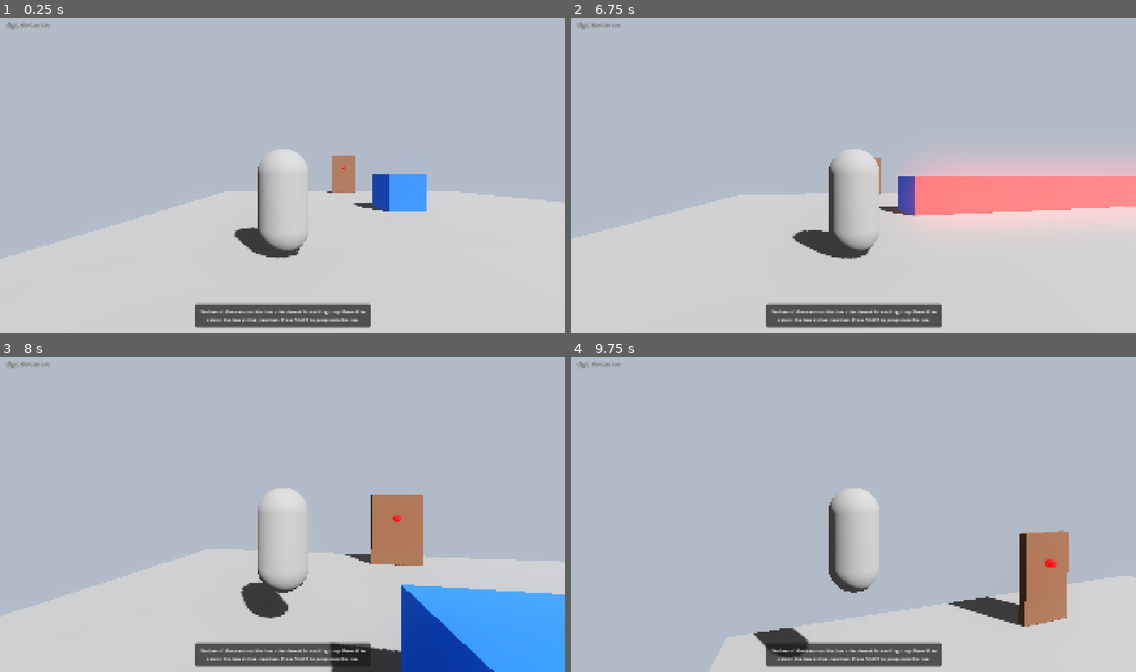
Above: before the commit, frames 1-4 (two rows, left to right).
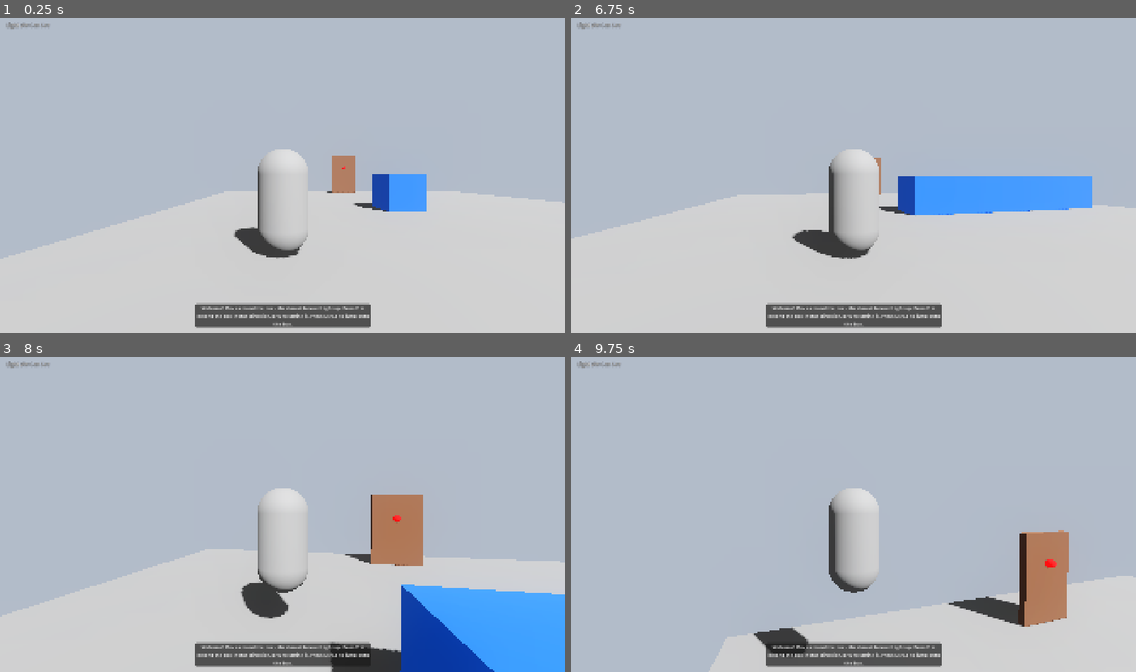
Above: after the commit, the same moments.

Repository: JacobSchantz/LightWeCanSee
Game: Godot game, scene res://scenes/tutorial_level.tscn
The game is run twice, just before and just after one commit, with the same random seed, the same clock (stepped at 60 frames per second) and the same inputs.
Inputs (mouse positions are in pixels of both pictures, inside the frame that each line leads up to):
- Up to frame 1 (0.25 s): no input
- Up to frame 2 (6.75 s): tap G (extend_box, bound only before the commit) at 0.5, 0.8, 1.25, 1.35, 2, 2.75, 3.05, 3.5, 5.3, 5.85 s; move the mouse to (881, 172) at 0.52 s; hold E (extend_box, bound only after the commit) 0.53-1.28 s; hold Up (ui_up) 0.53-5.78 s; click (881, 172) at 0.67 s; tap Enter (ui_accept) at 0.77, 1.52, 3.02, 3.77, 4.52, 6.02 s; move the mouse to (825, 175) at 1.27 s; tap Q (shrink_box, bound only after the commit) at 1.55, 3.8, 4.35, 6.05 s; move the mouse to (864, 169) at 2.02 s; hold Q (shrink_box, bound only after the commit) 2.03-2.78 s; tap E (extend_box, bound only after the commit) at 2.3, 2.85, 4.55 s; move the mouse to (847, 178) at 2.77 s; click (847, 178) at 2.92 s; move the mouse to (893, 178) at 3.52 s; hold G (extend_box, bound only before the commit) 3.53-4.28 s; move the mouse to (808, 169) at 4.27 s; move the mouse to (859, 175) at 5.02 s; hold E (extend_box, bound only after the commit) 5.03-5.78 s; click (859, 175) at 5.17 s; move the mouse to (830, 169) at 5.77 s; hold Right (ui_right) 5.78-6.53 s; move the mouse to (881, 172) at 6.52 s; hold Up (ui_up) from 6.53 s (still down); hold Q (shrink_box, bound only after the commit) from 6.53 s (still down)
- Up to frame 3 (8 s): keep holding Up (ui_up); tap Enter (ui_accept) at 6.77, 7.52 s; tap E (extend_box, bound only after the commit) at 6.8, 7.35 s; move the mouse to (254, 514) at 7.27 s; release Q (shrink_box, bound only after the commit) at 7.28 s; click (254, 514) at 7.42 s; tap G (extend_box, bound only before the commit) at 7.55 s
- Up to frame 4 (9.75 s): move the mouse to (864, 508) at 8.02 s; hold G (extend_box, bound only before the commit) 8.03-8.78 s; tap Q (shrink_box, bound only after the commit) at 8.3, 8.85 s; move the mouse to (847, 517) at 8.77 s; release Up (ui_up) at 8.78 s; hold Left (ui_left) 8.78-9.53 s; tap Enter (ui_accept) at 9.02 s; tap E (extend_box, bound only after the commit) at 9.05 s; move the mouse to (893, 517) at 9.52 s; hold Up (ui_up) from 9.53 s (still down); hold E (extend_box, bound only after the commit) from 9.53 s (still down); click (893, 517) at 9.67 s

The runs differ from the first frame. In frame 1, 0.9% of the frame differs, in the area x 34-66%, y 91-98%; in frame 2, 9.9%, in the area x 34-100%, y 43-98%; in frame 3, 1.0%; in frame 4, 1.0%.

Commit message:
added shrink

Diff:
--- a/project.godot
+++ b/project.godot
@@ -60,12 +60,17 @@
 }
 interact={
 "deadzone": 0.5,
-"events": [Object(InputEventKey,"resource_local_to_scene":fa …(140 unchanged characters)… d":false,"keycode":0,"physical_keycode":69,"key_label":0,"unicode":101,"location":0,"echo":false,"script":null)
+"events": [Object(InputEventKey,"resource_local_to_scene":fa …(140 unchanged characters)… d":false,"keycode":0,"physical_keycode":70,"key_label":0,"unicode":102,"location":0,"echo":false,"script":null)
 ]
 }
 extend_box={
 "deadzone": 0.5,
-"events": [Object(InputEventKey,"resource_local_to_scene":fa …(140 unchanged characters)… d":false,"keycode":0,"physical_keycode":71,"key_label":0,"unicode":103,"location":0,"echo":false,"script":null)
+"events": [Object(InputEventKey,"resource_local_to_scene":fa …(140 unchanged characters)… d":false,"keycode":0,"physical_keycode":69,"key_label":0,"unicode":101,"location":0,"echo":false,"script":null)
+]
+}
+shrink_box={
+"deadzone": 0.5,
+"events": [Object(InputEventKey,"resource_local_to_scene":false,"resource_name":"","device":-1,"window_id":0,"alt_pressed":false,"shift_pressed":false,"ctrl_pressed":false,"meta_pressed":false,"pressed":false,"keycode":0,"physical_keycode":81,"key_label":0,"unicode":113,"location":0,"echo":false,"script":null)
 ]
 }
 
--- a/scripts/interactive_box.gd
+++ b/scripts/interactive_box.gd
@@ -260,3 +260,98 @@
 
 	# Connect the tween completed signal to update face positions
 	box_tween.finished.connect(update_face_world_positions)
+
+# Function to shrink box size with animation
+func shrink_box():
+	# Cancel any existing tween
+	if box_tween and box_tween.is_valid():
+		box_tween.kill()
+
+	# Create a new tween
+	box_tween = create_tween()
+	box_tween.set_ease(Tween.EASE_OUT)
+	box_tween.set_trans(Tween.TRANS_CUBIC)
+
+	# Find which face is currently visible
+	var visible_face_index = -1
+	for i in range(faces.size()):
+		if faces[i].node.visible:
+			visible_face_index = i
+			break
+
+	# If no face is visible, default to shrinking in the X direction
+	if visible_face_index == -1:
+		visible_face_index = 2  # Default to yellow face (right side)
+
+	# Get the direction of the visible face
+	var direction = faces[visible_face_index].direction
+	var face_name = faces[visible_face_index].name
+
+	# Determine which side to shrink based on direction
+	var side_key = ""
+	if direction.x > 0:
+		side_key = "x_pos"  # Right side
+	elif direction.x < 0:
+		side_key = "x_neg"  # Left side
+	elif direction.z > 0:
+		side_key = "z_pos"  # Front side
+	elif direction.z < 0:
+		side_key = "z_neg"  # Back side
+
+	# Only shrink if we have expanded in this direction before
+	if expansion_count[side_key] <= 0:
+		print("Cannot shrink further in this direction")
+		return
+
+	# Calculate the new scale and position
+	var current_scale = scale
+	var new_scale = current_scale
+	var position_offset = Vector3(0, 0, 0)
+
+	if side_key == "x_pos" or side_key == "x_neg":
+		# X-axis shrinking
+		if current_scale.x > 1.0:
+			new_scale.x -= 1.0
+			position_offset.x = -direction.x * 0.75
+	elif side_key == "z_pos" or side_key == "z_neg":
+		# Z-axis shrinking
+		if current_scale.z > 1.0:
+			new_scale.z -= 1.0
+			position_offset.z = -direction.z * 0.75
+
+	# Animate to shrunk size and position
+	box_tween.tween_property(self, "scale", new_scale, animation_duration)
+	box_tween.parallel().tween_property(self, "position", position + position_offset, animation_duration)
+
+	# Decrement the expansion count for this side
+	expansion_count[side_key] -= 1
+	print("Box shrunk in direction of " + face_name + " (Remaining expansions: " + str(expansion_count[side_key]) + ")")
+
+	# Connect the tween completed signal to update face positions
+	box_tween.finished.connect(update_face_world_positions)
+
+# Handle input for extending and shrinking the box
+func _input(event):
+	if event.is_action_pressed("extend_box"):
+		# Only extend if a face is visible (player is close enough)
+		var face_visible = false
+		for face_data in faces:
+			if face_data.node.visible:
+				face_visible = true
+				break
+
+		if face_visible:
+			toggle_size()
+			get_viewport().set_input_as_handled()
+
+	elif event.is_action_pressed("shrink_box"):
+		# Only shrink if a face is visible (player is close enough)
+		var face_visible = false
+		for face_data in faces:
+			if face_data.node.visible:
+				face_visible = true
+				break
+
+		if face_visible:
+			shrink_box()
+			get_viewport().set_input_as_handled()
--- a/scripts/tutorial_level.gd
+++ b/scripts/tutorial_level.gd
@@ -33,7 +33,7 @@
 	add_to_group("level")
 
 	# Initialize UI
-	update_instruction("Welcome! Move around the box - the closest face will light up. Press G to extend the box in that direction. Press SPACE to jump onto the box.")
+	update_instruction("Welcome! Move around the box - the closest face will light up. Press E to extend the box in that direction, or Q to shrink it. Press SPACE to jump onto the box.")
 	update_progress("Light We Can See")
 
 	# Set up mouse capture for first-person control
